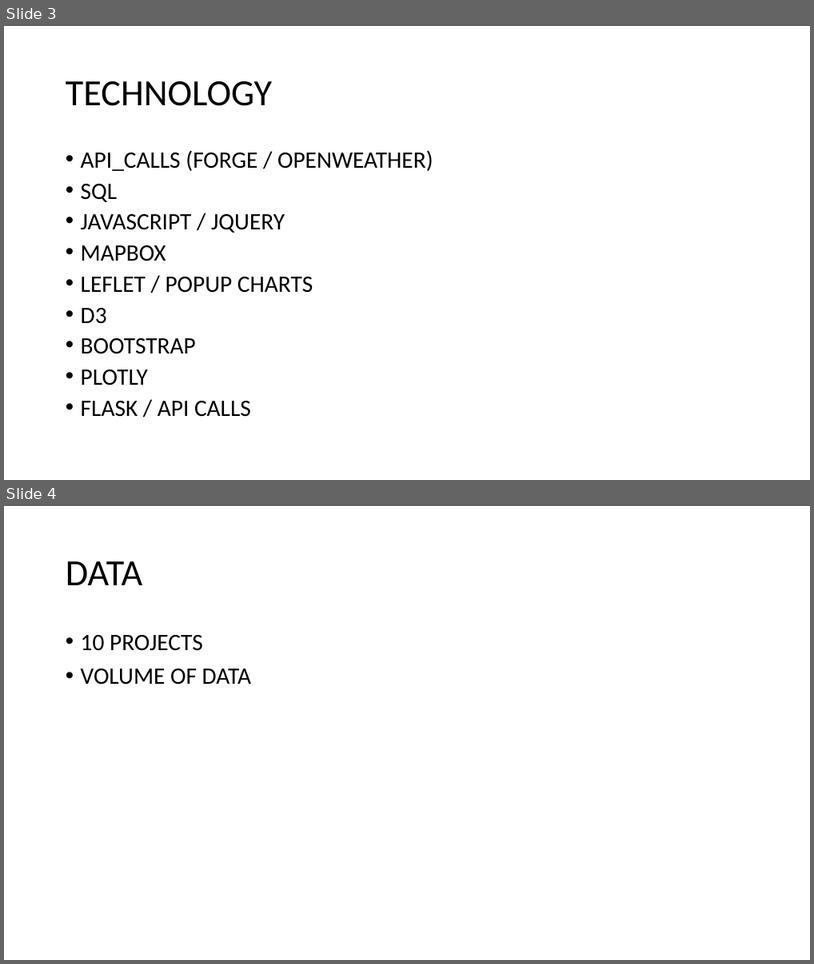
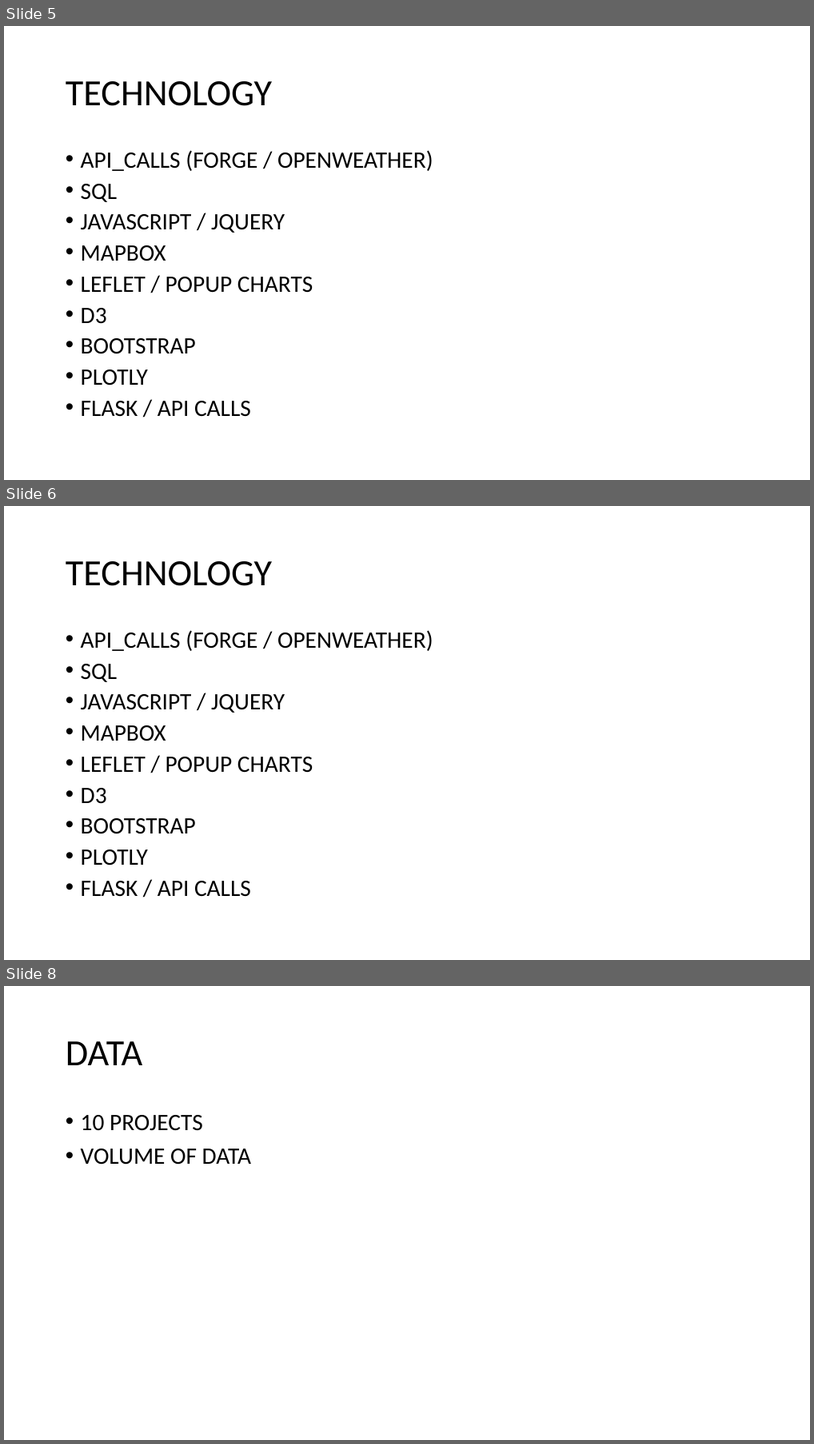
Before and after one commit to zigot1/PROJECT_02, a slide deck: PROJECT_02.pptx. Shown one above the other, each under a label of ours: slides 3 and 4 before the commit, slides 5, 6 and 8 after it; the slides between them are not shown. The pictures are 814x964 and 814x1444 pixels, drawn with LibreOffice and Linux fonts; fonts in the diff are those of the drawing; background and template pictures are left out. Boxes give left, top, right and bottom in pixels: in the first picture for what was removed or moved away, otherwise in the second. Text is boxed around its words. In the diff, an @@ line names an element or a change of style, - is before the commit and + after.

```diff
--- a/PROJECT_02.pptx
+++ b/PROJECT_02.pptx
@@ slide 6 added at (4,506,810,960), background picture (left out) @@
@@ title added at (66,561,272,586), 44 pt, text #000000 @@
+TECHNOLOGY
@@ text added at (81,630,434,896), 28 pt, text #000000 @@
+• API_CALLS (FORGE / OPENWEATHER)
+• SQL
+• JAVASCRIPT / JQUERY
+• MAPBOX
+• LEFLET / POPUP CHARTS
+• D3
+• BOOTSTRAP
+• PLOTLY
+• FLASK / API CALLS
@@ what was slide 3 is now slide 5 @@
@@ what was slide 4 is now slide 8 @@
```
Also in this commit, not shown: 1 slide changed, 3 other slides added, 3 other files.
